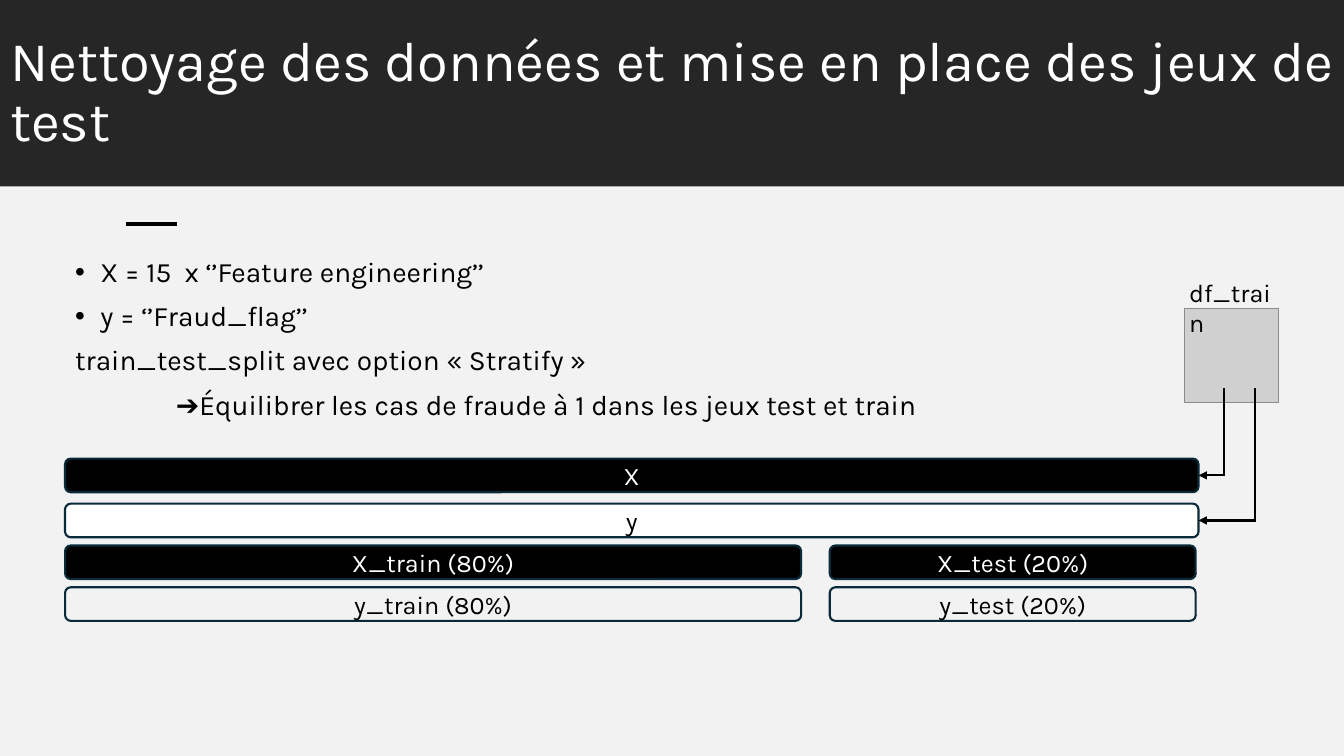
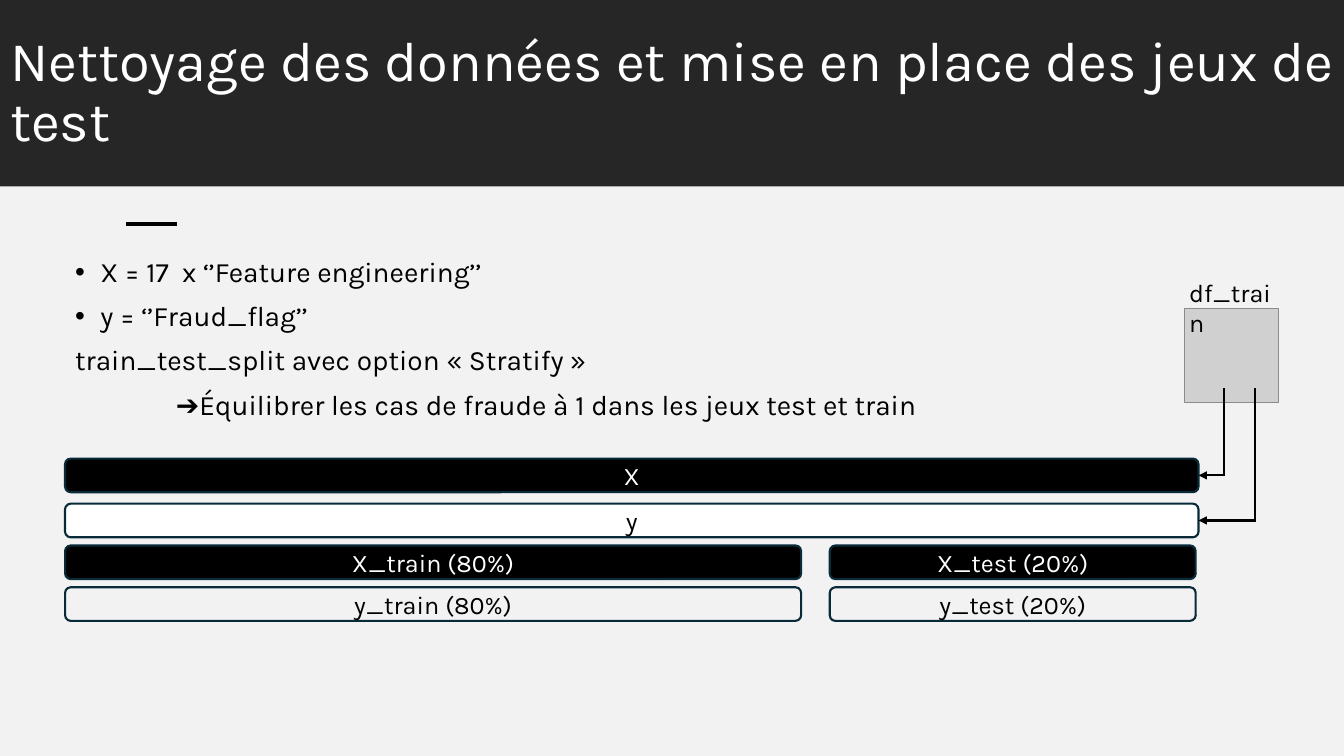
Before and after one commit to Rom1du62/rom1du62.github.io, a slide deck: slide 7 of Challenge_data/fraude.pptx. Drawn at 1344x756 pixels with LibreOffice and Linux fonts; fonts in the diff are those of the drawing; grey boxes stand for pictures. Boxes give left, top, right and bottom in pixels: in the first picture for what was removed or moved away, otherwise in the second. Text is boxed around its words. In the diff, an @@ line names an element or a change of style, - is before the commit and + after.

```diff
--- a/Challenge_data/fraude.pptx
+++ b/Challenge_data/fraude.pptx
@@ text at <box>100,262,481,289</box>: text changed @@
-• X = 15 x ‘’Feature engineering’’
+• X = 17 x ‘’Feature engineering’’
```
Also in this commit, not shown: 2 other slides changed, 1 slide added, 3 other files.
